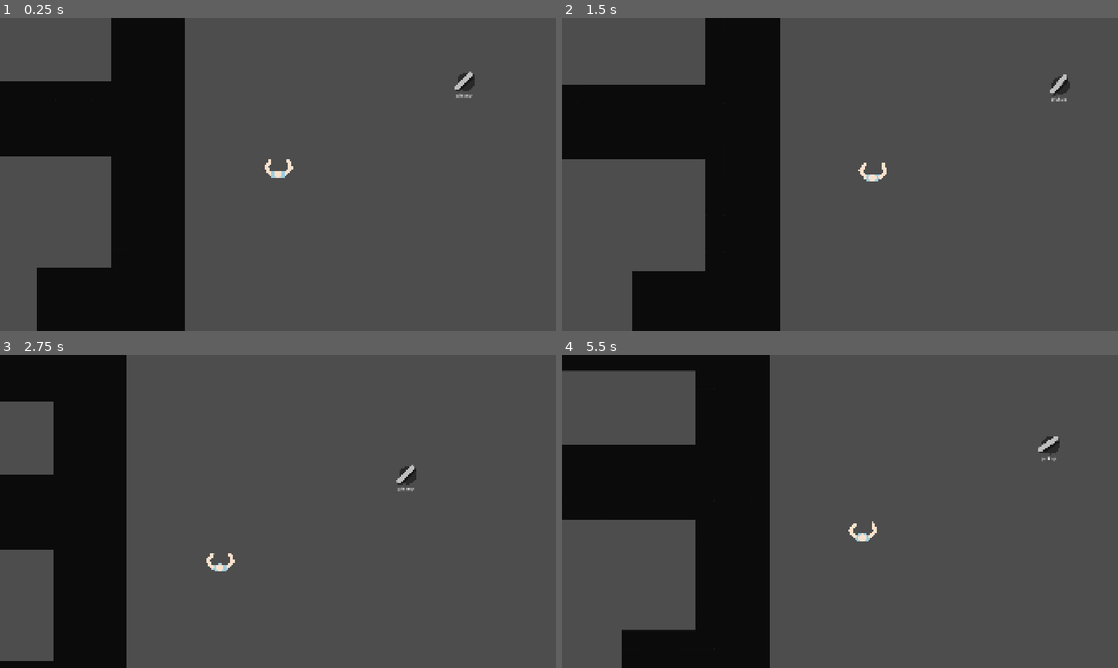
Above: before the commit, frames 1-4 (two rows, left to right).
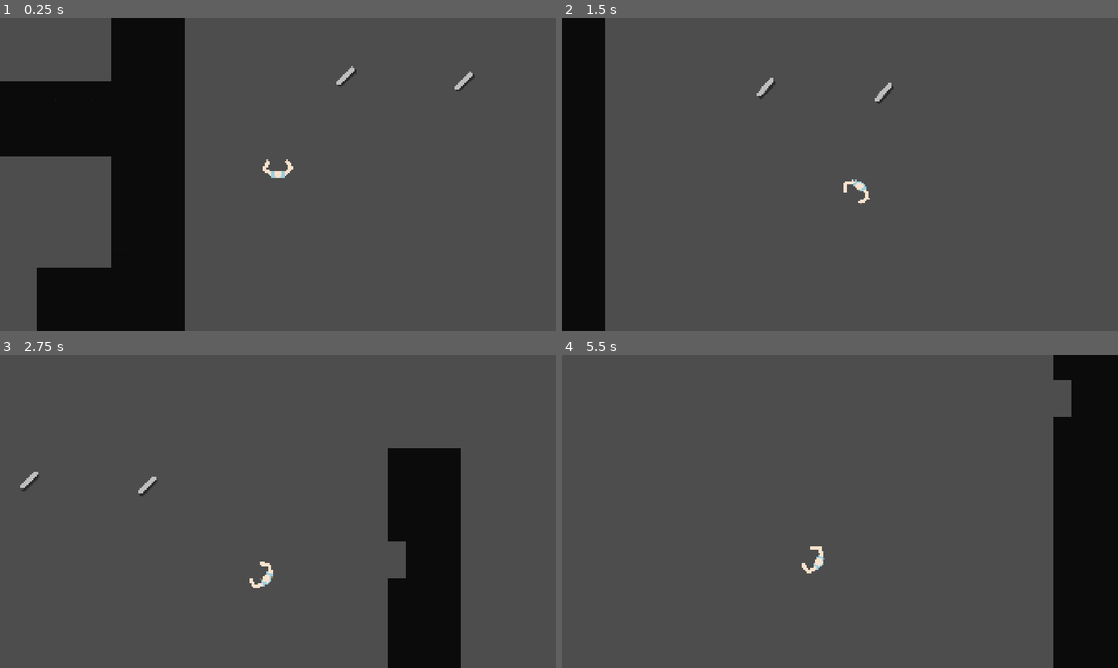
Above: after the commit, the same moments.

Repository: sudence/I-Hate-My-Office
Game: Godot game, scene res://Scenes/Levels/Testerooni.tscn
Two runs of this game, one before a commit and one after it. Both use one fixed random seed, a clock stepped at 60 frames per second and the inputs below. The engine's default icon, where the game draws it, is replaced by a stand-in: a white triangle on a blue panel in a dark square. Sound files missing from this copy of the repository are replaced by a short silence.
Inputs (mouse positions are in pixels of both pictures, inside the frame that each line leads up to):
- Up to frame 1 (0.25 s): no input
- Up to frame 2 (1.5 s): move the mouse to (962, 158) at 0.52 s; press the mouse at (962, 158) at 0.53 s; hold D (right) 0.53-1.25 s; tap Space (interact) at 0.8 s; release the mouse at (962, 158) at 1.25 s; drag from (728, 190) to (973, 86) at 1.27 s
- Up to frame 3 (2.75 s): move the mouse to (333, 442) at 2.02 s; hold D (right) from 2.03 s (still down); tap J (look_down) at 2.1 s; click (333, 442) at 2.17 s; tap H (look_left) at 2.3 s
- Up to frame 4 (5.5 s): release D (right) at 2.75 s; drag from (812, 574) to (673, 464) at 2.77 s; move the mouse to (1006, 558) at 3.52 s; hold A (left) 3.53-4.25 s; tap K (look_right) at 3.6 s; click (1006, 558) at 3.67 s; tap U (look_up) at 3.8 s; drag from (673, 464) to (756, 433) at 4.27 s; move the mouse to (867, 511) at 5.02 s; press the mouse at (867, 511) at 5.03 s; hold S (down) from 5.03 s (still down); tap Shift (dash, bound only after the commit) at 5.1 s

The runs differ from the first frame. In frame 1, 0.2% of the frame differs, in the area x 47-86%, y 15-50%; in frame 2, 27%; in frame 3, 26%; in frame 4, 34%, in the area x 0-100%, y 0-100%.
Error before the commit: Parse Error: Could not parse global class "Interactor" from "res://Scripts/Misc/interactor.gd". (res://Scripts/Player/player_controls.gd:13)

Commit message:
Changes and add of features
BigGun Executor bug fix , Dash add , Melee weapon knife add , lunge add , chain attack , Missing weapon swap working on it ( Major bug fixes such as Interactor Resources to PackedScene and use of same asset for knife also

Diff:
--- a/Scenes/Levels/Testerooni.tscn
+++ b/Scenes/Levels/Testerooni.tscn
@@ -3,7 +3,10 @@
 [ext_resource type="PackedScene" uid="uid://l0p75n2jpdqg" path="res://Scenes/Player/Player.tscn" id="1_nkhuu"]
 [ext_resource type="PackedScene" uid="uid://1bjcyjdtikri" path="res://Scenes/Objects/Pickup/Pickup.tscn" id="4_nkhuu"]
 [ext_resource type="Texture2D" uid="uid://dnhhpqbvfccyv" path="res://addons/icon.svg" id="4_uhplv"]
+[ext_resource type="PackedScene" uid="uid://sqce6qc3u45x" path="res://Scenes/Objects/Guns/BigGun.tscn" id="5_1q884"]
 [ext_resource type="Texture2D" uid="uid://cbuvep176irh4" path="res://Sprites/Environment/Walls/PrototypeWalls.svg" id="5_ewnng"]
+[ext_resource type="PackedScene" uid="uid://dl8pjbfhaq7at" path="res://Scenes/Objects/Pickup/Pickup1.tscn" id="6_uhplv"]
+[ext_resource type="PackedScene" uid="uid://dxld3f4r3o1a8" path="res://Scenes/Objects/Knife/Knife.tscn" id="7_w4yur"]
 
 [sub_resource type="NavigationPolygon" id="NavigationPolygon_1q884"]
 vertices = PackedVector2Array(2322.1016, 914.10156, 2322.1016, 1042.1016, 2194.1016, 1042.1016, 1773.8984, 1005.89844,  …(1939 unchanged characters)…
@@ -194,3 +197,8 @@
 
 [node name="Pickup" parent="." unique_id=656417151 instance=ExtResource("4_nkhuu")]
 position = Vector2(643, -325)
+weapon_scene = ExtResource("5_1q884")
+
+[node name="Pickup2" parent="." unique_id=2060226087 instance=ExtResource("6_uhplv")]
+position = Vector2(235, -342)
+weapon_scene = ExtResource("7_w4yur")
--- a/Scenes/Objects/Bodies/MaleBody.tscn
+++ b/Scenes/Objects/Bodies/MaleBody.tscn
@@ -510,9 +510,9 @@
 [node name="IKs" type="Node2D" parent="Skeleton2D" unique_id=1084738908]
 
 [node name="RightArmIKTarget" type="Marker2D" parent="Skeleton2D/IKs" unique_id=226677206]
-position = Vector2(235, -338)
+position = Vector2(208, -326)
 gizmo_extents = 30.0
 
 [node name="LeftArmIKTarget" type="Marker2D" parent="Skeleton2D/IKs" unique_id=654100279]
-position = Vector2(-169, -331)
+position = Vector2(-229, -312)
 gizmo_extents = 30.0
--- a/Scenes/Objects/Guns/BigGun.tscn
+++ b/Scenes/Objects/Guns/BigGun.tscn
@@ -6,9 +6,10 @@
 [ext_resource type="AudioStream" uid="uid://ch5g2spetj3ki" path="res://Sounds/Weapons/Guns/Pistol Shot.mp3" id="3_0frgn"]
 [ext_resource type="Script" uid="uid://nwwm48yxx4m5" path="res://Scripts/Misc/sound_setting.gd" id="4_rsxaw"]
 
-[node name="BigGun" type="Node2D" unique_id=1183028101]
+[node name="BigGun" type="Node2D" unique_id=1183028101 node_paths=PackedStringArray("hand_placement")]
 z_index = 5
 script = ExtResource("1_opcfv")
+hand_placement = [NodePath("HandPlacement/LeftHand"), NodePath("HandPlacement/RightHand")]
 
 [node name="BigGun" type="Sprite2D" parent="." unique_id=250121748]
 texture = ExtResource("2_opcfv")
--- /dev/null
+++ b/Scenes/Objects/Knife/Knife.tscn
@@ -0,0 +1,39 @@
+[gd_scene format=3 uid="uid://dxld3f4r3o1a8"]
+
+[ext_resource type="Texture2D" uid="uid://d2vfnt17fopsn" path="res://Sprites/Objects/Guns/Pisstol.png" id="1_spa7e"]
+[ext_resource type="Script" uid="uid://b5q58jaim6gbf" path="res://Scripts/Weapon/weapons.gd" id="1_t2g5n"]
+[ext_resource type="Script" uid="uid://c26cbgxvw00f2" path="res://Scripts/Weapon/meelee.gd" id="2_rnnvl"]
+
+[sub_resource type="CircleShape2D" id="CircleShape2D_spa7e"]
+radius = 38.118237
+
+[node name="Knife" type="Node2D" unique_id=968105542 node_paths=PackedStringArray("hand_placement")]
+script = ExtResource("1_t2g5n")
+hand_placement = [NodePath("HandPlacement/LeftHand"), NodePath("HandPlacement/RightHand")]
+
+[node name="Sprite2D" type="Sprite2D" parent="." unique_id=951261298]
+position = Vector2(-15.768187, 0.47878563)
+rotation = 1.5707964
+scale = Vector2(0.6713729, 2.210808)
+texture = ExtResource("1_spa7e")
+
+[node name="Hitbox" type="Area2D" parent="." unique_id=1699500790]
+
+[node name="CollisionShape2D" type="CollisionShape2D" parent="Hitbox" unique_id=1115301218]
+position = Vector2(-73, 0)
+shape = SubResource("CircleShape2D_spa7e")
+
+[node name="AttackTimer" type="Timer" parent="." unique_id=827600394]
+one_shot = true
+
+[node name="HandPlacement" type="Node2D" parent="." unique_id=259585225]
+
+[node name="LeftHand" type="Marker2D" parent="HandPlacement" unique_id=343044226]
+position = Vector2(34, 0)
+
+[node name="RightHand" type="Marker2D" parent="HandPlacement" unique_id=1984239367]
+position = Vector2(51, 0)
+
+[node name="Executor" type="Node2D" parent="." unique_id=690016066]
+position = Vector2(50, 0)
+script = ExtResource("2_rnnvl")
--- a/Scenes/Objects/Pickup/Pickup.tscn
+++ b/Scenes/Objects/Pickup/Pickup.tscn
@@ -3,6 +3,8 @@
 [ext_resource type="Texture2D" uid="uid://d2vfnt17fopsn" path="res://Sprites/Objects/Guns/Pisstol.png" id="1_6lr56"]
 [ext_resource type="Script" uid="uid://cyio4ornca01" path="res://Scripts/Misc/pickup.gd" id="1_xv72e"]
 [ext_resource type="Texture2D" uid="uid://brsutss5dw306" path="res://Sprites/Player/Circle.png" id="2_rnxjw"]
+
+[sub_resource type="PackedScene" id="PackedScene_xv72e"]
 
 [sub_resource type="CircleShape2D" id="CircleShape2D_rnxjw"]
 radius = 39.54
@@ -77,6 +79,7 @@
 collision_mask = 512
 script = ExtResource("1_xv72e")
 pickup_type = 0
+weapon_scene = SubResource("PackedScene_xv72e")
 
 [node name="CollisionShape2D" type="CollisionShape2D" parent="." unique_id=2102096750]
 visible = false
--- /dev/null
+++ b/Scenes/Objects/Pickup/Pickup1.tscn
@@ -0,0 +1,128 @@
+[gd_scene format=3 uid="uid://dl8pjbfhaq7at"]
+
+[ext_resource type="Script" uid="uid://cyio4ornca01" path="res://Scripts/Misc/pickup.gd" id="1_wep1l"]
+[ext_resource type="Texture2D" uid="uid://brsutss5dw306" path="res://Sprites/Player/Circle.png" id="2_3ovl2"]
+[ext_resource type="Texture2D" uid="uid://d2vfnt17fopsn" path="res://Sprites/Objects/Guns/Pisstol.png" id="3_o1j2l"]
+
+[sub_resource type="PackedScene" id="PackedScene_xv72e"]
+
+[sub_resource type="CircleShape2D" id="CircleShape2D_rnxjw"]
+radius = 39.54
+
+[sub_resource type="LabelSettings" id="LabelSettings_6lr56"]
+
+[sub_resource type="Animation" id="Animation_6lr56"]
+resource_name = "Default"
+length = 1.5
+loop_mode = 1
+tracks/0/type = "value"
+tracks/0/imported = false
+tracks/0/enabled = true
+tracks/0/path = NodePath("Shadow:rotation")
+tracks/0/interp = 1
+tracks/0/loop_wrap = true
+tracks/0/keys = {
+"times": PackedFloat32Array(0, 0.73333335, 1.5),
+"transitions": PackedFloat32Array(1.8025012, 0.50000006, 1),
+"update": 0,
+"values": [0.7225663, 1.3002703, 0.7225663]
+}
+tracks/1/type = "value"
+tracks/1/imported = false
+tracks/1/enabled = true
+tracks/1/path = NodePath("ItemSprite:rotation")
+tracks/1/interp = 1
+tracks/1/loop_wrap = true
+tracks/1/keys = {
+"times": PackedFloat32Array(0, 0.73333335, 1.5),
+"transitions": PackedFloat32Array(1.8025012, 0.50000006, 1),
+"update": 0,
+"values": [0.7225663, 1.3002703, 0.7225663]
+}
+
+[sub_resource type="Animation" id="Animation_rnxjw"]
+length = 0.001
+tracks/0/type = "value"
+tracks/0/imported = false
+tracks/0/enabled = true
+tracks/0/path = NodePath("Shadow:rotation")
+tracks/0/interp = 1
+tracks/0/loop_wrap = true
+tracks/0/keys = {
+"times": PackedFloat32Array(0),
+"transitions": PackedFloat32Array(1),
+"update": 0,
+"values": [0.7225663]
+}
+tracks/1/type = "value"
+tracks/1/imported = false
+tracks/1/enabled = true
+tracks/1/path = NodePath("ItemSprite:rotation")
+tracks/1/interp = 1
+tracks/1/loop_wrap = true
+tracks/1/keys = {
+"times": PackedFloat32Array(0),
+"transitions": PackedFloat32Array(1),
+"update": 0,
+"values": [0.7225663]
+}
+
+[sub_resource type="AnimationLibrary" id="AnimationLibrary_xv72e"]
+_data = {
+&"Default": SubResource("Animation_6lr56"),
+&"RESET": SubResource("Animation_rnxjw")
+}
+
+[node name="Pickup" type="Area2D" unique_id=656417151]
+z_index = -1
+collision_layer = 1024
+collision_mask = 512
+script = ExtResource("1_wep1l")
+pickup_type = 0
+weapon_scene = SubResource("PackedScene_xv72e")
+
+[node name="CollisionShape2D" type="CollisionShape2D" parent="." unique_id=2102096750]
+visible = false
+shape = SubResource("CircleShape2D_rnxjw")
+
+[node name="Effects" type="Node2D" parent="." unique_id=1810339973]
+
+[node name="CircleShadow" type="Sprite2D" parent="Effects" unique_id=168049725]
+self_modulate = Color(0, 0, 0, 0.4627451)
+z_index = -1
+position = Vector2(7, 4)
+rotation = 0.8511348
+scale = Vector2(0.48000002, 0.48000002)
+texture = ExtResource("2_3ovl2")
+offset = Vector2(1.845, 3.725)
+
+[node name="Label" type="Label" parent="Effects" unique_id=377808472]
+anchors_preset = 5
+anchor_left = 0.5
+anchor_right = 0.5
+offset_left = -26.0
+offset_top = 40.0
+offset_right = 26.0
+offset_bottom = 63.0
+grow_horizontal = 2
+text = "pickup"
+label_settings = SubResource("LabelSettings_6lr56")
+
+[node name="ItemSprite" type="Sprite2D" parent="." unique_id=954829632]
+rotation = 0.7225663
+texture = ExtResource("3_o1j2l")
+
+[node name="Shadow" type="Sprite2D" parent="." unique_id=1474157577]
+self_modulate = Color(0, 0, 0, 0.4627451)
+z_index = -1
+position = Vector2(7, 4)
+rotation = 0.7225663
+texture = ExtResource("3_o1j2l")
+offset = Vector2(1.845, 3.725)
+
+[node name="AnimationPlayer" type="AnimationPlayer" parent="." unique_id=864229008]
+libraries/ = SubResource("AnimationLibrary_xv72e")
+autoplay = &"Default"
+
+[node name="DestroyTimer" type="Timer" parent="." unique_id=1777454630]
+wait_time = 0.1
--- a/Scenes/Player/Player.tscn
+++ b/Scenes/Player/Player.tscn
@@ -87,16 +87,16 @@
 scale = Vector2(0.15, 0.15)
 
 [node name="LeftLeg" parent="MaleBody/Skeleton2D" parent_id_path=PackedInt32Array(1199747336, 26797134) index="0" unique_id=1021538385]
-position = Vector2(-94, -8.845604)
+position = Vector2(-94, 41.619007)
 
 [node name="LeftFoot" parent="MaleBody/Skeleton2D/LeftLeg" index="0" unique_id=570591537]
-position = Vector2(48.183617, 2.6471716e-06)
+position = Vector2(-0.7517662, 1.1264525e-06)
 
 [node name="RightLeg" parent="MaleBody/Skeleton2D" parent_id_path=PackedInt32Array(1199747336, 26797134) index="1" unique_id=1860913248]
-position = Vector2(94, 34.845604)
+position = Vector2(94, -15.619007)
 
 [node name="RightFoot" parent="MaleBody/Skeleton2D/RightLeg" index="0" unique_id=1252395348]
-position = Vector2(5.8163795, 2.5756167e-06)
+position = Vector2(54.751766, 1.0960036e-06)
 
 [node name="RightArm" parent="MaleBody/Skeleton2D/Torso" parent_id_path=PackedInt32Array(1199747336, 1970341690) index="2" unique_id=1804861833]
 rotation = -0.8467677
@@ -118,7 +118,7 @@
 
 [node name="LeftForeArm" parent="MaleBody/Skeleton2D/Torso/LeftArm" index="1" unique_id=1011717682]
 position = Vector2(-189.99997, -3.0517578e-05)
-rotation = -0.37630105
+rotation = -0.37630102
 scale = Vector2(0.9999464, 0.9999464)
 
 [node name="LeftHand" parent="MaleBody/Skeleton2D/Torso/LeftArm/LeftForeArm" index="1" unique_id=826557631]
--- a/Scripts/Misc/character_movement.gd
+++ b/Scripts/Misc/character_movement.gd
@@ -1,11 +1,23 @@
 class_name CharacterMovement
 extends RigidBody2D
 
-@export var speed : float = 500.0
-@export var accel : float = 100.0
-@export var decel : float = 30.0
+# Movement
+@export var speed : float = 800.0
+@export var accel : float = 2000.0
+@export var decel : float = 1200.0
 @export var look_smooth : float = 20.0
 
+# Dash Settings
+@export var dash_speed: float = 1500.0
+@export var dash_time: float = 0.15
+@export var dash_cooldown: float = 0.5
+
+var is_dashing: bool = false
+var dash_timer: float = 0.0
+var dash_cd_timer: float = 0.0
+var dash_dir: Vector2 = Vector2.ZERO
+
+# Movement State
 var move_dir : Vector2
 var look_dir : Vector2
 var moving : bool
@@ -13,34 +25,87 @@
 
 var predicted_point : Vector2
 
-#Animation
+# Animation
 @onready var anim_tree: AnimationTree = $AnimationTree
 @export var hands : Array[Node2D]
 
 func _process(delta: float) -> void:
-	#Animation
+	# Animation blend
 	var running = move_dir != Vector2.ZERO
-	anim_tree["parameters/Running/blend_amount"] = lerp(anim_tree["parameters/Running/blend_amount"], float(running), 5 * delta)
+	anim_tree["parameters/Running/blend_amount"] = lerp(
+		anim_tree["parameters/Running/blend_amount"],
+		float(running),
+		5 * delta
+	)
 
 func _physics_process(delta: float) -> void:
+	handle_dash(delta)
 	move_and_look(delta)
 
-	predicted_point = global_position + linear_velocity
+	predicted_point = global_position + linear_velocity * delta
 
+#  DASH SYSTEM
+func handle_dash(delta: float) -> void:
+	# Cooldown timer
+	if dash_cd_timer > 0:
+		dash_cd_timer -= delta
+
+	# Start dash
+	if Input.is_action_just_pressed("dash") and dash_cd_timer <= 0:
+		start_dash()
+
+	# While dashing
+	if is_dashing:
+		dash_timer -= delta
+		linear_velocity = dash_dir * dash_speed
+
+		if dash_timer <= 0:
+			is_dashing = false
+
+func start_dash() -> void:
+	is_dashing = true
+	dash_timer = dash_time
+	dash_cd_timer = dash_cooldown
+
+	# Choose direction
+	if move_dir != Vector2.ZERO:
+		dash_dir = move_dir.normalized()
+	elif look_dir != Vector2.ZERO:
+		dash_dir = look_dir.normalized()
+	else:
+		dash_dir = Vector2.RIGHT.rotated(rotation)
+
+# Movement + Rotation
 func move_and_look(delta: float) -> void:
+	#  Disable normal movement during dash
+	if is_dashing:
+		return
+
 	moving = move_dir != Vector2.ZERO
 	looking = look_dir != Vector2.ZERO
 
 	var change : float = accel if moving else decel
 
-	linear_velocity = linear_velocity.move_toward(move_dir.normalized() * speed, change)
+	var target_velocity = move_dir.normalized() * speed
+	linear_velocity = linear_velocity.move_toward(target_velocity, change * delta)
 
+	# Rotation
 	if looking:
-		rotation = atan2(look_dir.x, -look_dir.y)
+		rotation = atan2(look_dir.y, look_dir.x)
 	elif moving:
-		rotation = lerp_angle(rotation, atan2(move_dir.x, -move_dir.y), look_smooth * delta)
-	rotation = wrap(rotation, -PI, PI)
+		rotation = lerp_angle(rotation, atan2(move_dir.y, move_dir.x), look_smooth * delta)
 
-func place_hands(hand_p: Array[Marker2D]):
+	rotation = wrapf(rotation, -PI, PI)
+
+# Hand placement
+func place_hands(hand_p: Array[Marker2D]) -> void:
+	if hand_p == null or hand_p.size() < 2:
+		print("Invalid hand placement data!")
+		return
+
+	if hands == null or hands.size() < 2:
+		print("Character hands not assigned!")
+		return
+
 	hands[0].global_position = hand_p[0].global_position
 	hands[1].global_position = hand_p[1].global_position
--- a/Scripts/Misc/interactor.gd
+++ b/Scripts/Misc/interactor.gd
@@ -18,7 +18,7 @@
 		if current_distance < min_distance:
 			min_dist_item = item
 
-	replace_weapon(min_dist_item.pick_up())dw
+	replace_weapon(min_dist_item.pick_up())
 
 func replace_weapon(weapon: Weapons):
 	weapon_controls.equip_weapon(weapon)
--- a/Scripts/Misc/pickup.gd
+++ b/Scripts/Misc/pickup.gd
@@ -1,24 +1,43 @@
 class_name PickUp
 extends Area2D
 
-@onready var effects : Node2D = $Effects
-var enabled : bool
+@onready var effects: Node2D = $Effects
 @onready var item_sprite: Sprite2D = $ItemSprite
 @onready var destroy_timer: Timer = $DestroyTimer
 
-#Settings
+var enabled: bool = false
+
+# Settings
 @export_enum("weapons", "quest", "power_ups") var pickup_type
-@export var sprite : Texture2D = preload("res://Sprites/Objects/Guns/Pisstol.png")
-@export var weapon : SceneTree
+@export var sprite: Texture2D = preload("res://Sprites/Objects/Guns/Pisstol.png")
+@export var weapon_scene: PackedScene
 
 func _ready() -> void:
 	item_sprite.texture = sprite
 	enable(false)
 
-func pick_up():
+func pick_up() -> Weapons:
+	# Safety check
+	if weapon_scene == null:
+		push_error("PickUp: No weapon_scene assigned!")
+		return null
+
+	var weapon_instance := weapon_scene.instantiate() as Weapons
+
+	if weapon_instance == null:
+		push_error("PickUp: Scene is not of type Weapons!")
+		return null
+
+	# Prevent re-trigger
+	set_deferred("monitoring", false)
+	item_sprite.visible = false
+
+	# Destroy safely
+	if not destroy_timer.timeout.is_connected(queue_free):
+		destroy_timer.timeout.connect(queue_free)
 	destroy_timer.start()
-	destroy_timer.timeout.connect(queue_free)
-	#return weapon
+
+	return weapon_instance
 
 func enable(varia: bool) -> void:
 	effects.visible = varia
--- a/Scripts/Player/player_controls.gd
+++ b/Scripts/Player/player_controls.gd
@@ -27,7 +27,7 @@
 		shooting = false
 
 	movement.look_dir = look_dir
-	#look_dir = Input.get_vector("look_left", "look_right", "look_up", "look_down")
+	look_dir = Input.get_vector("look_left", "look_right", "look_up", "look_down")
 
 	#Interactions
 	if event.is_action_pressed("interact"):
@@ -36,5 +36,5 @@
 func _physics_process(delta: float) -> void:
 	if shooting:
 		weapon_controller.attack()
-	#if look_dir.length() > shoot_threshold:
-		#weapon_controller.attack()
+	if look_dir.length() > shoot_threshold:
+		weapon_controller.attack()
--- a/Scripts/Player/weapon_controls.gd
+++ b/Scripts/Player/weapon_controls.gd
@@ -1,14 +1,49 @@
 class_name WeaponControls
 extends Node2D
 
-@onready var character: CharacterMovement = $".."
-@export var current_weapon : Weapons
+@onready var character := get_parent() as CharacterMovement
 
-func equip_weapon(cur_weapon: Weapons):
-	position = cur_weapon.hold_pos
-	character.place_hands(cur_weapon.hand_placement)
+@export var current_weapon: Weapons = null
+@export var pickup_scene: PackedScene   # assign PickUp.tscn in inspector
 
-	current_weapon = cur_weapon
+func equip_weapon(new_weapon: Weapons) -> void:
+	if new_weapon == null:
+		return
+
+	#  DROP CURRENT WEAPON FIRST
+	if current_weapon:
+		drop_weapon()
+
+	#  EQUIP NEW WEAPON
+	current_weapon = new_weapon
+	add_child(current_weapon)
+	current_weapon.position = Vector2.ZERO
+
+	# place hands
+	if character:
+		character.place_hands(current_weapon.hand_placement)
+
+func drop_weapon():
+	if pickup_scene == null or current_weapon == null:
+		return
+
+	var pickup = pickup_scene.instantiate()
+	get_tree().current_scene.add_child(pickup)
+
+	# drop near player
+	pickup.global_position = global_position
+
+	# assign weapon back into pickup
+	if current_weapon.scene_file_path != "":
+		pickup.weapon_scene = load(current_weapon.scene_file_path)
+
+	# copy sprite (so it looks correct on ground)
+	if current_weapon.has_node("Sprite2D"):
+		pickup.sprite = current_weapon.get_node("Sprite2D").texture
+
+	# remove weapon from player
+	current_weapon.queue_free()
+	current_weapon = null
 
 func attack():
 	if current_weapon:
--- a/Scripts/Weapon/meelee.gd
+++ b/Scripts/Weapon/meelee.gd
@@ -1,43 +1,49 @@
 class_name Meelee
-extends Weapons
+extends Node2D
 
-#BulletConstants
-@export var bullet_res = preload("res://Scenes/Objects/Bullets/Bullet.tscn")
-@export var bullet_speed : float = 1000
+@onready var weapon := get_parent()
+@onready var hitbox: Area2D = weapon.get_node("Hitbox")
+@onready var attack_timer: Timer = weapon.get_node("AttackTimer")
 
-#Stats
-@export var bullet_damage : float = 2
-@export var fire_rate : float = 4
-@onready var shoot_timer: Timer = $"../ShootTimer"
-@onready var reload_timer: Timer = $"../ReloadTimer"
+# get player
+@onready var player := weapon.get_parent().get_parent() as RigidBody2D
 
-var shooting : bool
+var can_attack := true
 
-#Effects
-@export var camera_shake_n_time : Vector2 = Vector2(0.3, 0.1)
-var camera : CameraController
-@onready var muzzle: Marker2D = $"../Muzzle"
-@onready var shoot_sound: AudioSetting = $"../ShootSound"
+@export var lunge_force: float = 1200.0
+@export var lunge_time: float = 0.5
 
-func _ready() -> void:
-	camera = get_tree().get_first_node_in_group("Camera")
+func _ready():
+	attack_timer.timeout.connect(_on_attack_finished)
 
 func attack():
-	if shoot_timer.is_stopped():
-		effects()
-		var bullet_instance : Bullets = bullet_res.instantiate()
-		bullet_instance.speed = bullet_speed
-		bullet_instance.damage = bullet_damage
+	if not can_attack:
+		return
 
-		bullet_instance.global_position = muzzle.global_position
-		bullet_instance.rotation = global_rotation
-		bullet_instance.last_position = $"../..".global_position
+	can_attack = false
 
-		get_tree().root.add_child(bullet_instance)
+	# direction from player to mouse
+	var dir = (get_global_mouse_position() - player.global_position).normalized()
 
-		shoot_timer.start(1/fire_rate)
+	# apply forward push (lunge)
+	player.linear_velocity = dir * lunge_force
 
-func effects() -> void:
-	camera.Shake(camera_shake_n_time.x, camera_shake_n_time.y)
+	# enable hitbox
+	hitbox.monitoring = true
 
-	shoot_sound.play_sound(muzzle.global_position)
+	# start timer
+	attack_timer.start(lunge_time)
+
+func _on_attack_finished():
+	# stop movement quickly
+	player.linear_velocity = Vector2.ZERO
+
+	# disable hitbox
+	hitbox.monitoring = false
+
+	can_attack = true
+
+
+func _on_Hitbox_body_entered(body):
+	if body.has_method("take_damage"):
+		body.take_damage(1)
--- a/Scripts/Weapon/weapons.gd
+++ b/Scripts/Weapon/weapons.gd
@@ -1,7 +1,7 @@
 class_name Weapons
 extends Node2D
 
-var hand_placement: Array[Marker2D]
+@export var hand_placement: Array[Marker2D]
 @export var hold_pos : Vector2 = Vector2(-6, -62)
 @onready var executor = $Executor
 
--- a/project.godot
+++ b/project.godot
@@ -128,6 +128,11 @@
 , Object(InputEventKey,"resource_local_to_scene":false,"resource_name":"","device":-1,"window_id":0,"alt_pressed":false …(183 unchanged characters)…
 ]
 }
+dash={
+"deadzone": 0.2,
+"events": [Object(InputEventKey,"resource_local_to_scene":false,"resource_name":"","device":0,"window_id":0,"alt_pressed":false,"shift_pressed":false,"ctrl_pressed":false,"meta_pressed":false,"pressed":false,"keycode":0,"physical_keycode":4194325,"key_label":0,"unicode":0,"location":1,"echo":false,"script":null)
+]
+}
 
 [input_devices]
 
Not shown, added: Scenes/Levels/Testerooni.tscn54599684.tmp
Not shown, added: Scenes/Levels/Testerooni.tscn70348179.tmp
Not shown, added: Scenes/Levels/Testerooni.tscn96330714.tmp
